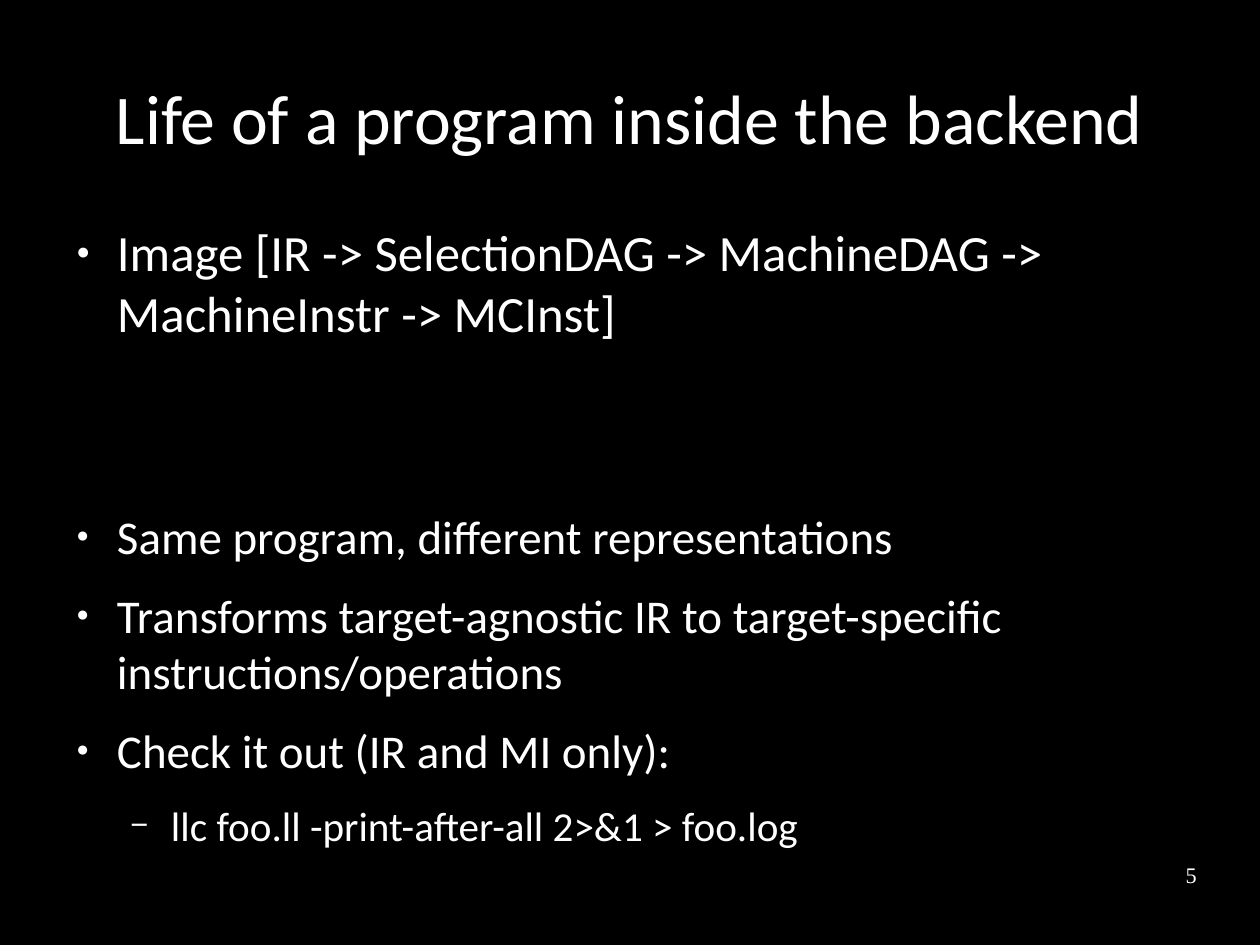
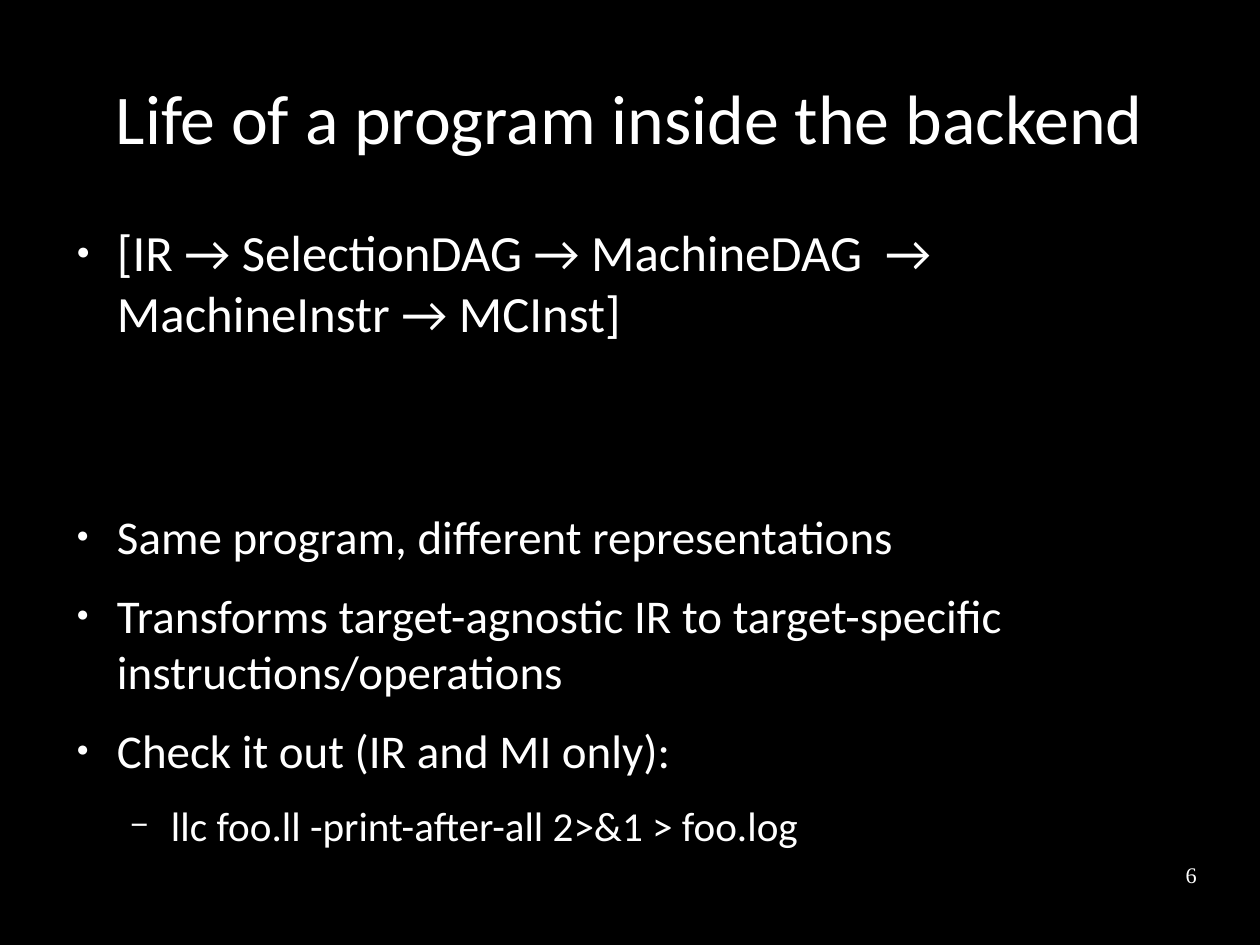
Before and after one commit to frasercrmck/llvm-leg, a slide deck: slide 6 of docs/Codeplay/Slides.odp (slide 5 before the commit). Drawn at 1260x945 pixels with LibreOffice and Linux fonts; fonts in the diff are those of the drawing. Boxes give left, top, right and bottom in pixels: in the first picture for what was removed or moved away, otherwise in the second. Text is boxed around its words. In the diff, an @@ line names an element or a change of style, - is before the commit and + after.

```diff
--- a/docs/Codeplay/Slides.odp
+++ b/docs/Codeplay/Slides.odp
@@ text at (x1=117, y1=234, x2=862, y2=339): text changed @@
-● Image [IR -> SelectionDAG -> MachineDAG -> MachineInstr -> MCInst]
+● [IR → SelectionDAG → MachineDAG → MachineInstr → MCInst]
@@ page number at (x1=1186, y1=868, x2=1197, y2=884): text changed @@
-5
+6
```
Also in this commit, not shown: 33 other slides changed, 4 slides added, 1 slide removed.
